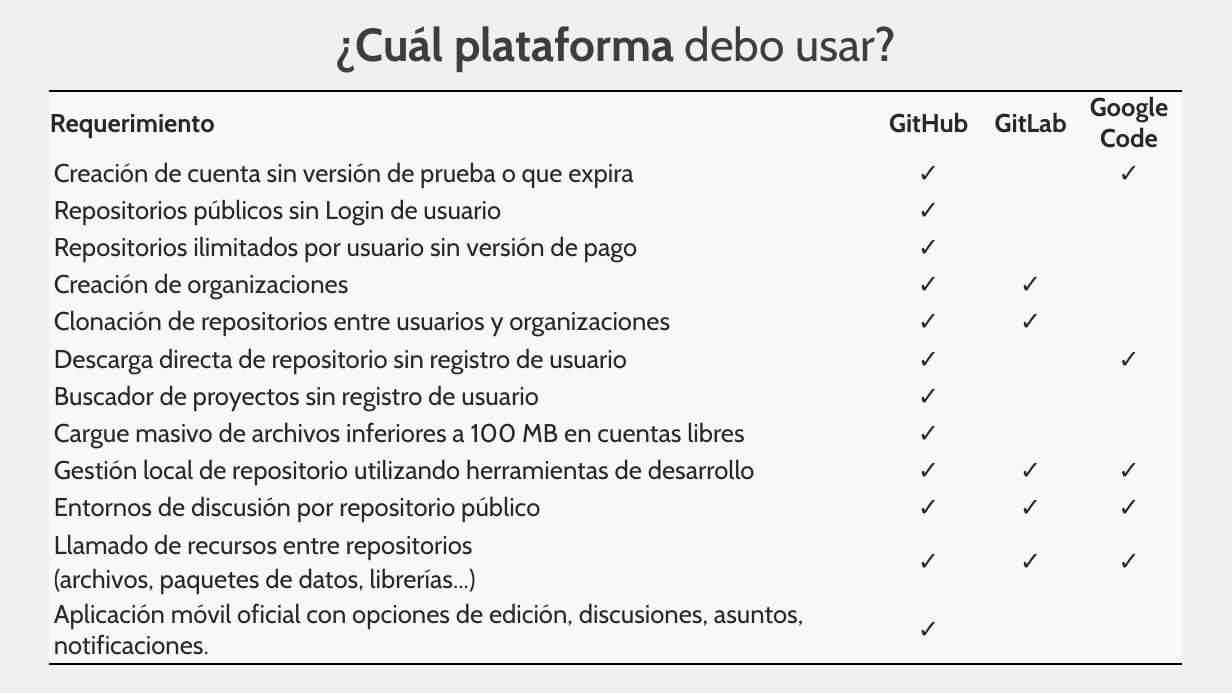
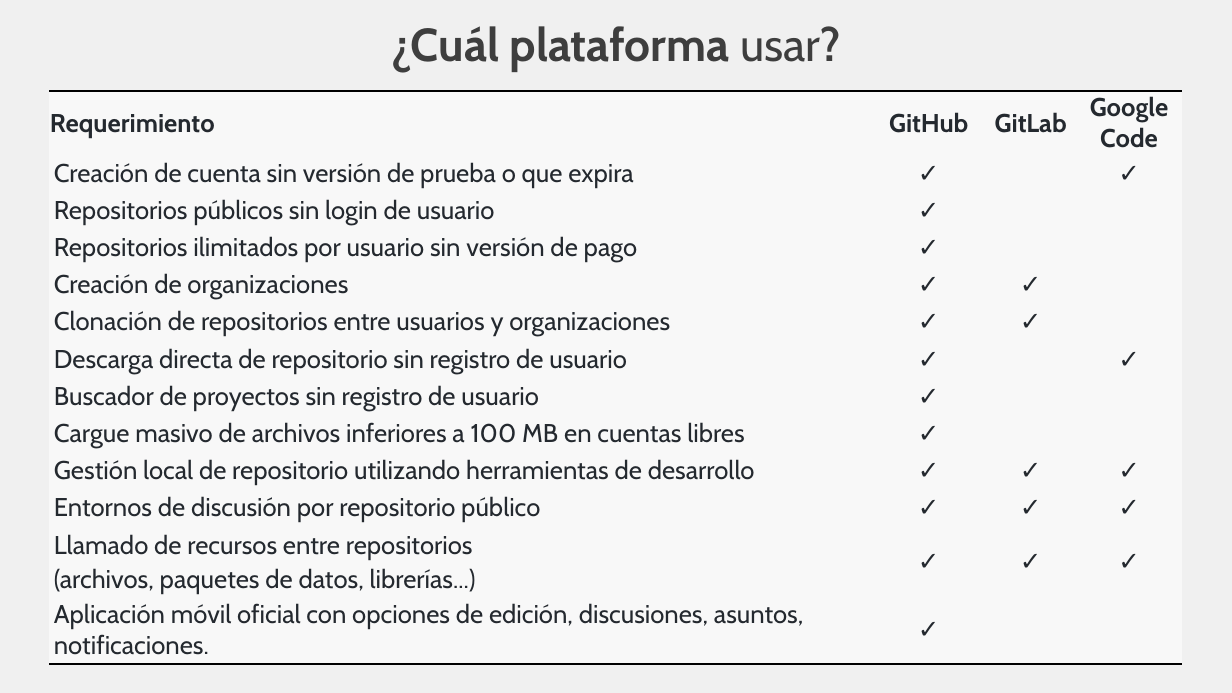
Before and after one commit to rcfdtools/R.TeachingResearchGuide, a slide deck: slide 14 of Section01/Section01.pptx. Drawn at 1232x693 pixels with LibreOffice and Linux fonts; fonts in the diff are those of the drawing. Boxes give left, top, right and bottom in pixels: in the first picture for what was removed or moved away, otherwise in the second. Text is boxed around its words. In the diff, an @@ line names an element or a change of style, - is before the commit and + after.

```diff
--- a/Section01/Section01.pptx
+++ b/Section01/Section01.pptx
@@ title at (391,26,841,72): text changed @@
-¿Cuál plataforma debo usar?
+¿Cuál plataforma usar?
@@ table at (50,91,1183,659) @@
-row 3, column 1: Repositorios públicos sin Login de usuario
+row 3, column 1: Repositorios públicos sin login de usuario
```
Also in this commit, not shown: 11 slides added, 1 slide removed, 2 other files.
